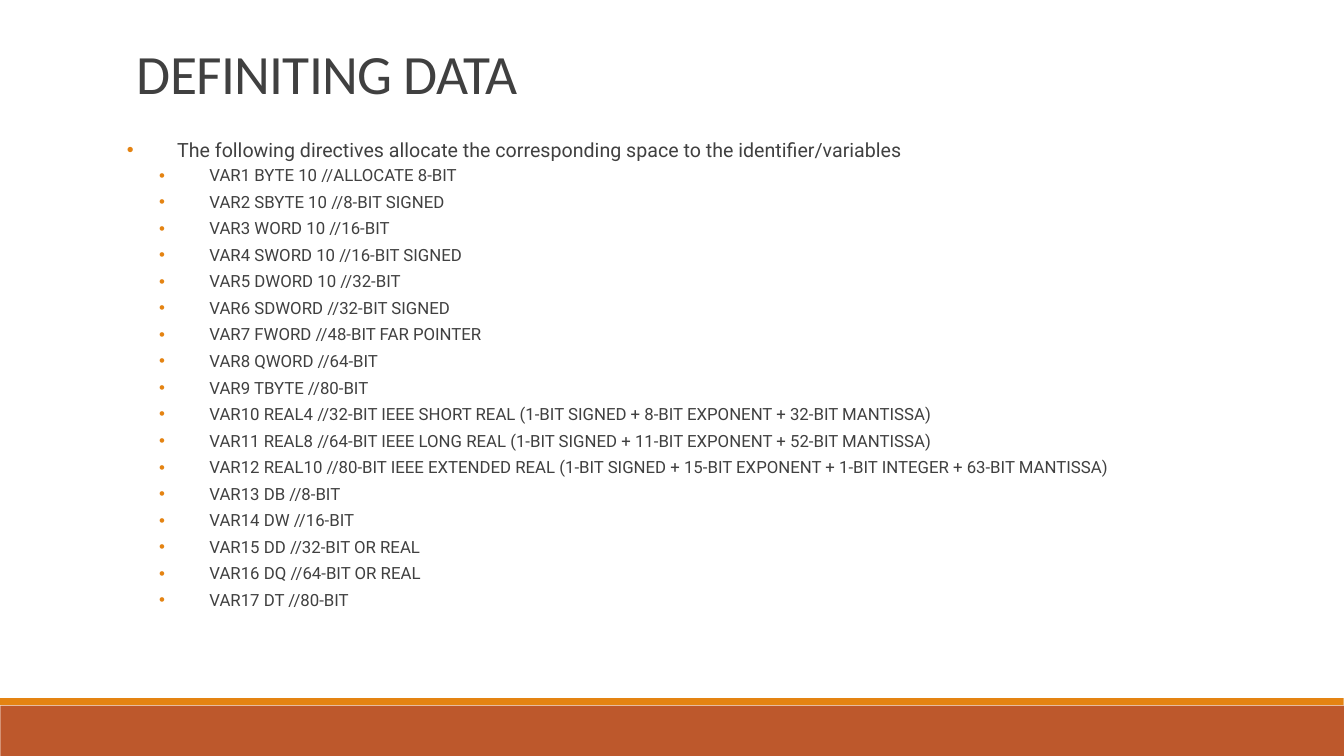
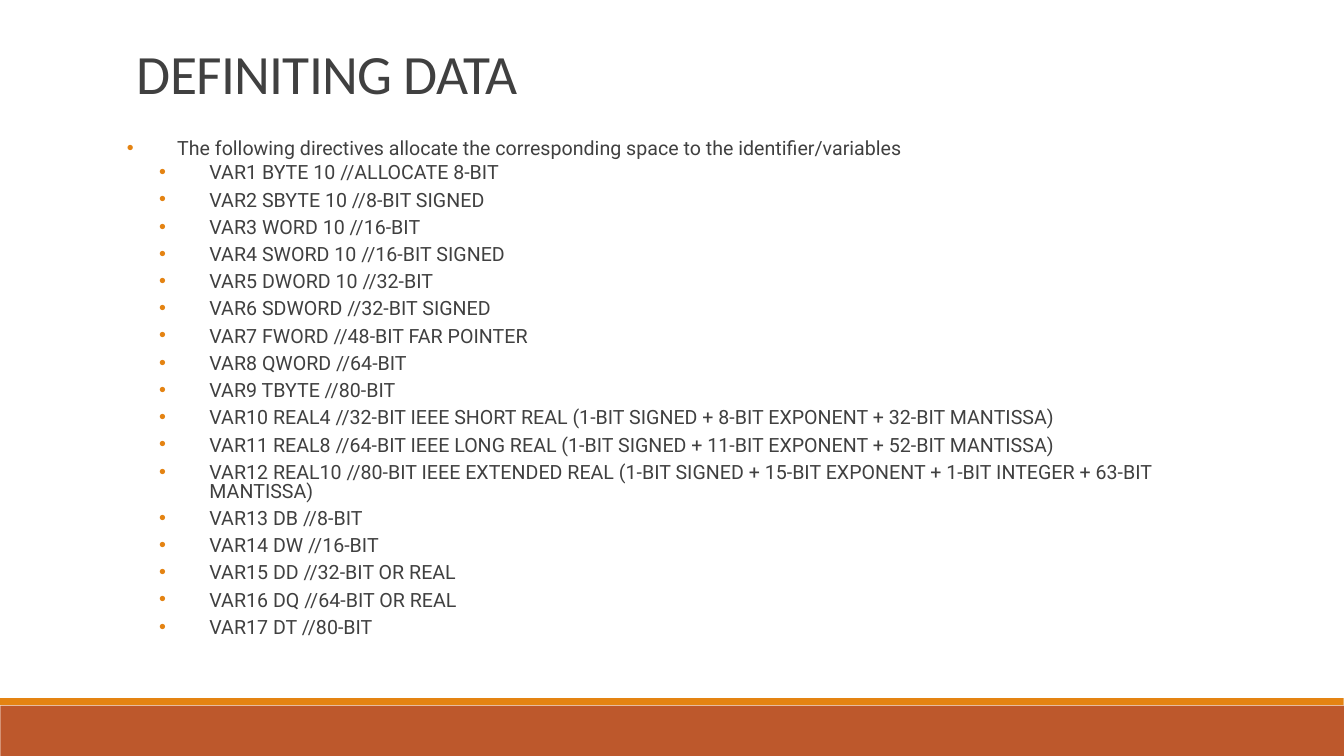
Before and after one commit to b1nch3f/Assembly-Language-Tutorials-for-Windows, a slide deck: slide 11 of 03 Assembly Language/Assembly Language.pptx. Drawn at 1344x756 pixels with LibreOffice and Linux fonts; fonts in the diff are those of the drawing. Boxes give left, top, right and bottom in pixels: in the first picture for what was removed or moved away, otherwise in the second. Text is boxed around its words. In the diff, an @@ line names an element or a change of style, - is before the commit and + after.

```diff
--- a/03 Assembly Language/Assembly Language.pptx
+++ b/03 Assembly Language/Assembly Language.pptx
@@ subtitle "The following directives allocate the ..." at (177,140,1152,635): size 12 to 14 pt in "VAR1 BYTE 10 //ALLOCATE 8-BIT", "VAR2 SBYTE 10 //8-BIT SIGNED", "VAR3 WORD 10 //16-BIT", "VAR4 SWORD 10 //16-BIT SIGNED" and 13 more places; line spacing 0.9 to 0.8 @@
```
Also in this commit, not shown: 1 other slide changed, 10 slides added.
